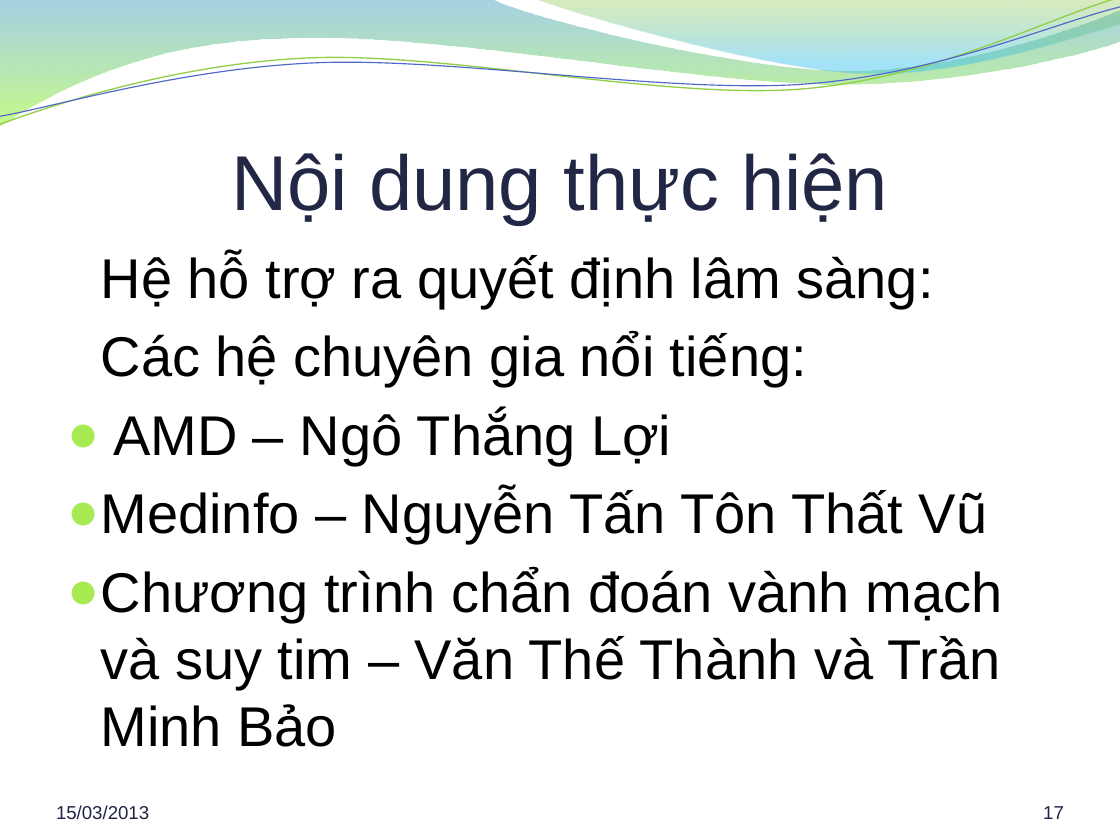
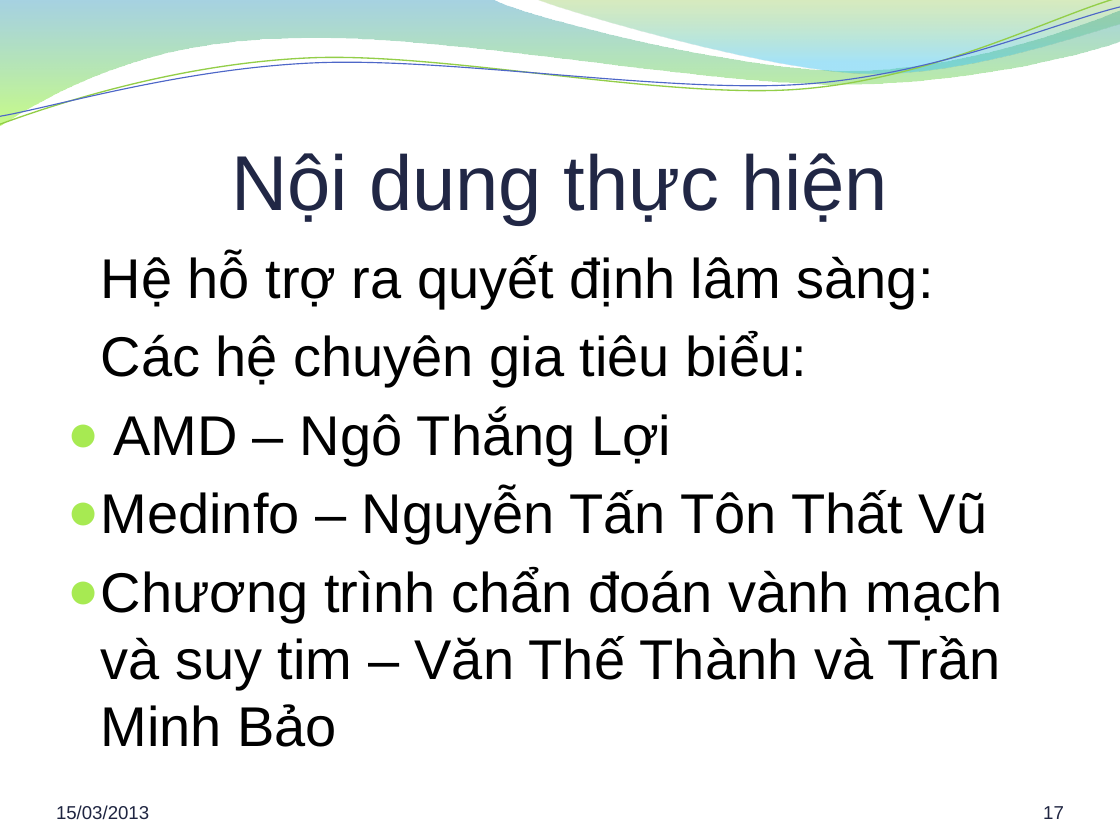
Before and after one commit to hung94it/benhvien, a slide deck: slide 17 of Diabetes/Documents/Report/Bao cao khoa luan.pptx. Drawn at 1120x840 pixels with LibreOffice and Linux fonts; fonts in the diff are those of the drawing; background and template pictures are left out. Boxes give left, top, right and bottom in pixels: in the first picture for what was removed or moved away, otherwise in the second. Text is boxed around its words. In the diff, an @@ line names an element or a change of style, - is before the commit and + after.

```diff
--- a/Diabetes/Documents/Report/Bao cao khoa luan.pptx
+++ b/Diabetes/Documents/Report/Bao cao khoa luan.pptx
@@ text at bbox=[101, 332, 806, 386]: text changed @@
-Các hệ chuyên gia nổi tiếng:
+Các hệ chuyên gia tiêu biểu:
```
Also in this commit, not shown: 1 other slide changed.
